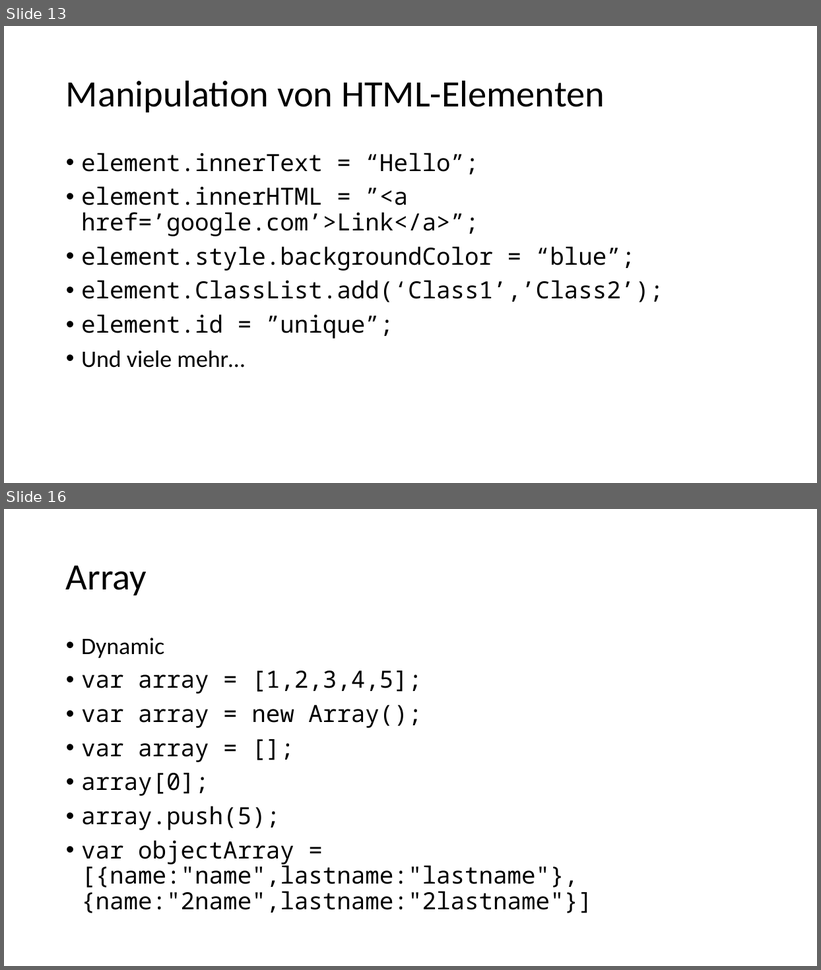
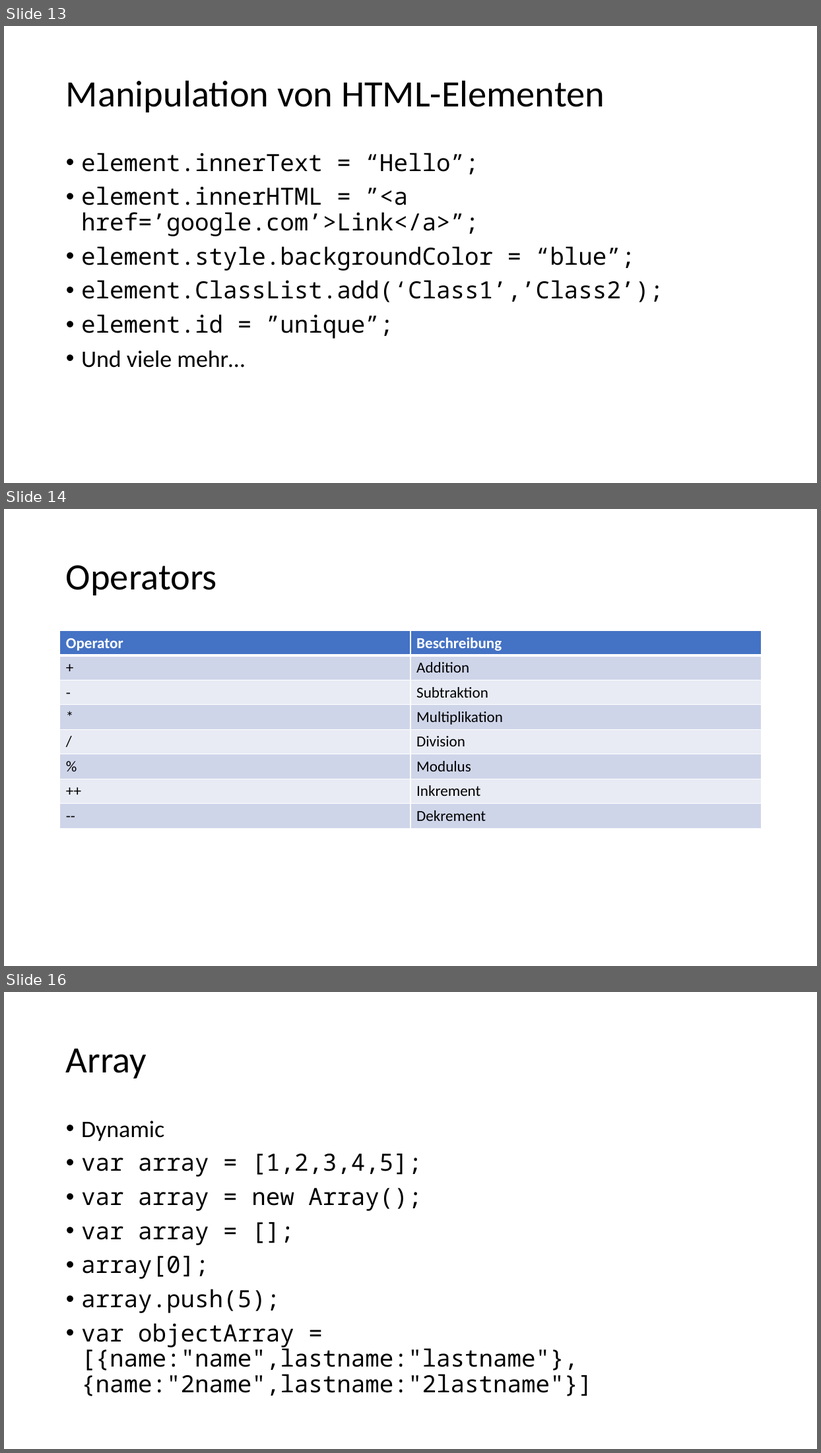
Before and after one commit to martiph/JSTraining_ICT-Campus, a slide deck: JSTraining.pptx. Shown one above the other, each under a label of ours: slides 13 and 16 before the commit, slides 13, 14 and 16 after it; the slides between them are not shown. The pictures are 821x970 and 821x1453 pixels, drawn with LibreOffice and Linux fonts; fonts in the diff are those of the drawing. Boxes give left, top, right and bottom in pixels: in the first picture for what was removed or moved away, otherwise in the second. Text is boxed around its words. In the diff, an @@ line names an element or a change of style, - is before the commit and + after.

```diff
--- a/JSTraining.pptx
+++ b/JSTraining.pptx
@@ slide 14 added at box(4, 509, 817, 966), background #FFFFFF @@
@@ title added at box(66, 565, 217, 595), 44 pt, text #000000 @@
+Operators
@@ table added at box(60, 631, 762, 828), 8 rows, 2 columns @@
+Operator | Beschreibung
++ | Addition
+- | Subtraktion
+* | Multiplikation
+/ | Division
+% | Modulus
+++ | Inkrement
+-- | Dekrement
```
Also in this commit, not shown: 2 slides changed, 2 slides removed, 2 other files.
